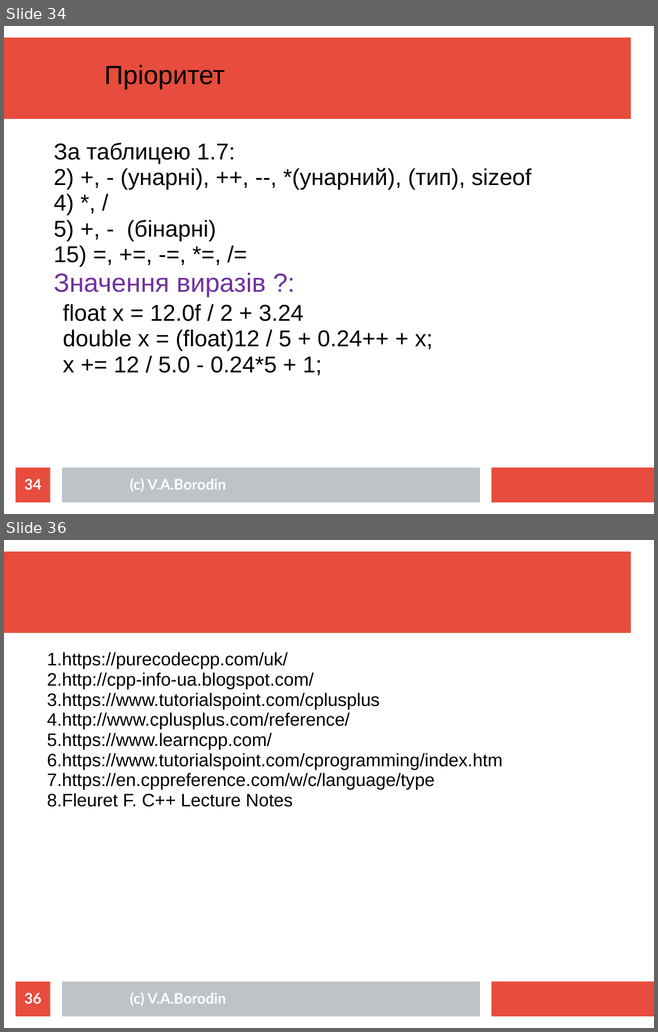
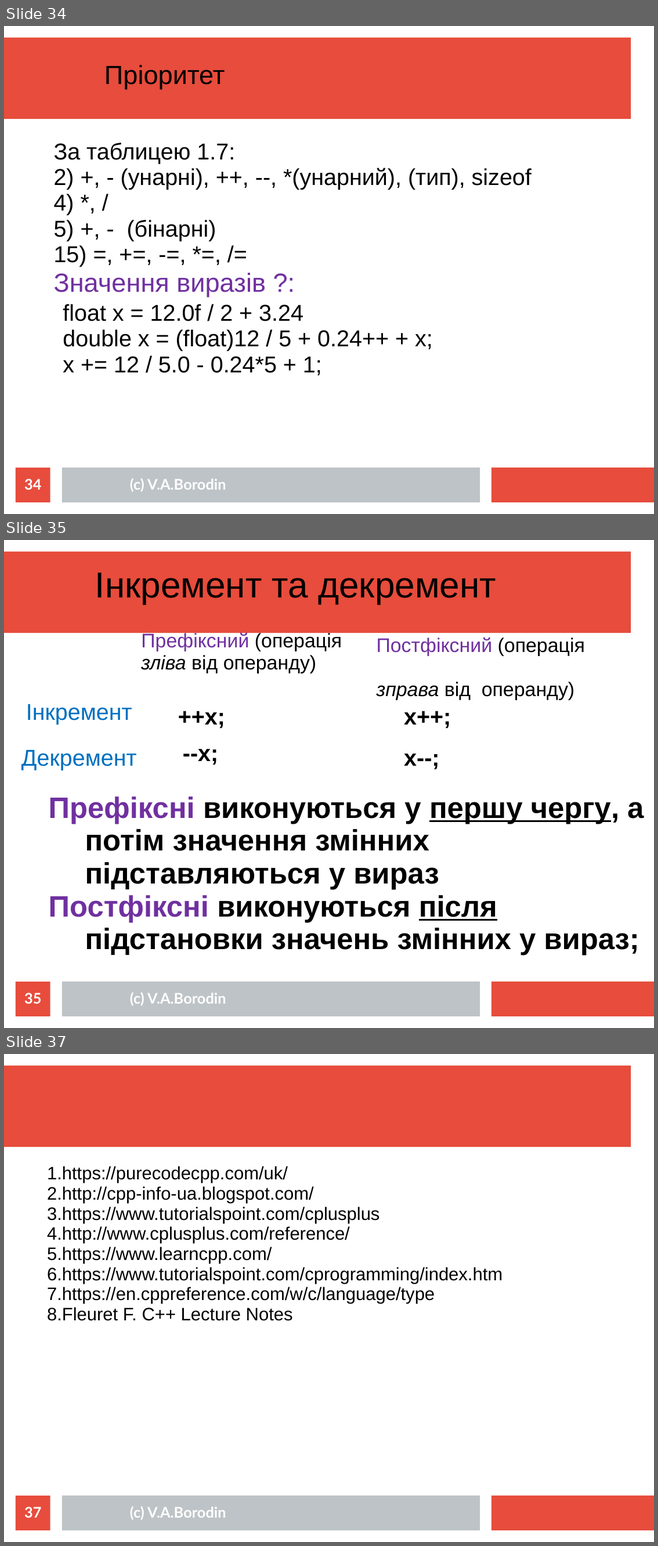
Before and after one commit to mecchmatProjects/CppCourse, a slide deck: Lect1/CppTutorUkr0.ppt. Shown one above the other, each under a label of ours: slides 34 and 36 before the commit, slides 34, 35 and 37 after it; the slides between them are not shown. The pictures are 658x1032 and 658x1546 pixels, drawn with LibreOffice and Linux fonts; fonts in the diff are those of the drawing. Boxes give left, top, right and bottom in pixels: in the first picture for what was removed or moved away, otherwise in the second. Text is boxed around its words. In the diff, an @@ line names an element or a change of style, - is before the commit and + after.

```diff
--- a/Lect1/CppTutorUkr0.ppt
+++ b/Lect1/CppTutorUkr0.ppt
@@ slide 35 added at box(4, 540, 654, 1028), background #FFFFFF; not listed: 3 template elements that a slide beside it also shows @@
@@ text added at box(95, 572, 496, 604), 44 pt, text #000000 @@
+Інкремент та декремент
@@ text added at box(141, 632, 342, 673), 24 pt, text #000000 @@
+Префіксний (операція
+зліва від операнду)
@@ text added at box(376, 637, 585, 700), 24 pt, text #000000 @@
+Постфіксний (операція
+зправа від операнду)
@@ text added at box(26, 704, 132, 724), 28 pt, text #0070C0 @@
+Інкремент
@@ text added at box(178, 711, 225, 728), 28 pt, text #000000, bold @@
+++x;
@@ text added at box(404, 711, 451, 728), 28 pt, text #000000, bold @@
+x++;
@@ text added at box(21, 749, 137, 770), 28 pt, text #0070C0 @@
+Декремент
@@ text added at box(183, 749, 218, 764), 28 pt, text #000000, bold @@
+--x;
@@ text added at box(404, 753, 439, 769), 28 pt, text #000000, bold @@
+x--;
@@ text added at box(49, 796, 643, 955), 36 pt, text #000000, bold @@
+  Префіксні виконуються у першу чергу, а потім значення змінних підставляються у вираз
+  Постфіксні виконуються після підстановки значень змінних у вираз;
@@ page number added at box(16, 981, 50, 1016), fill #E74C3C, 18 pt, text #FFFFFF, bold @@
+35
@@ text added at box(130, 992, 226, 1006), 18 pt, text #FFFFFF, bold @@
+(c) V.A.Borodin
@@ what was slide 36 is now slide 37 @@
@@ page number at box(24, 1506, 41, 1517): text changed @@
-36
+37
```
Also in this commit, not shown: 7 slides changed.
